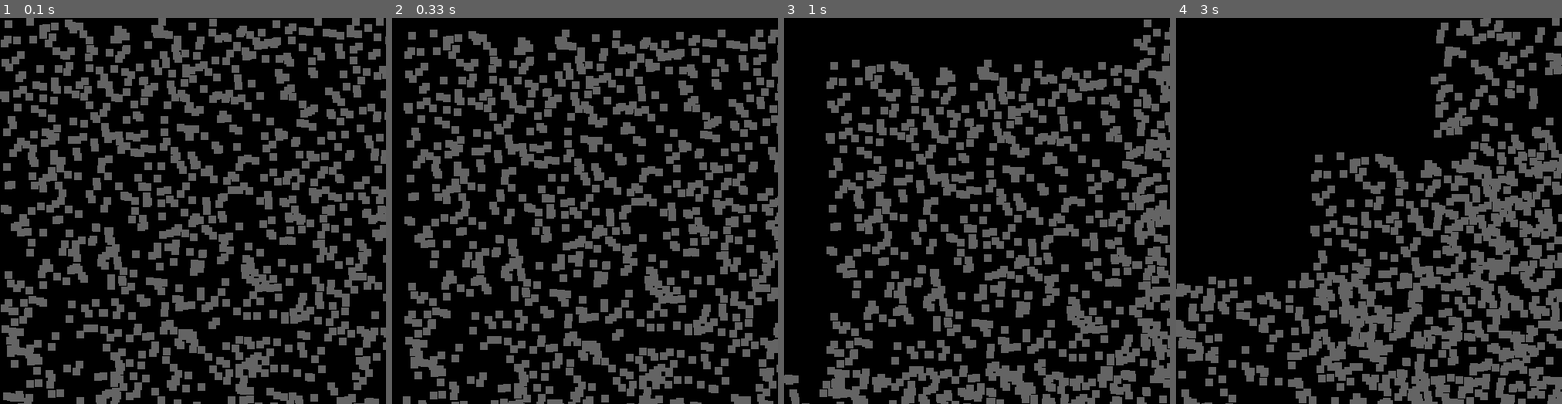
Above: before the commit, frames 1-4 (left to right).
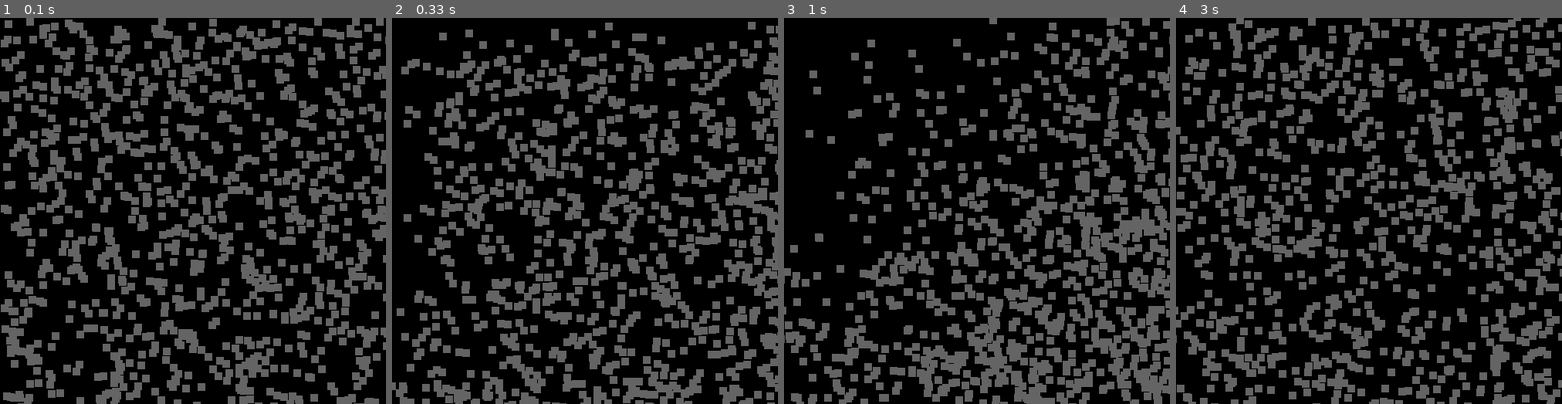
Above: after the commit, the same moments.

Repository: DeaSTL/pygame-OO
Game: pygame game, started from main.py
The game is run twice, just before and just after one commit, with the same random seed, the same clock (stepped at 60 frames per second) and the same inputs.
Inputs:
- Up to frame 1 (0.1 s): no input
- Up to frame 2 (0.33 s): no input
- Up to frame 3 (1 s): no input
- Up to frame 4 (3 s): no input

Frame 1 is identical in both runs. In frame 2, 38% of the frame differs, in the area x 0-100%, y 1-100%; in frame 3, 37%; in frame 4, 40%, in the area x 0-100%, y 0-100%.

Commit message:
added random speed

Diff:
--- a/particle.py
+++ b/particle.py
@@ -1,7 +1,8 @@
+import random
 class sand(object):
 	def __init__(self,position):
 		self.partPosition = list(position)
-		self.speed = 3
+		self.speed = random.randrange(1,15)
 
 		self.partX = self.partPosition[0]
 		self.partY = self.partPosition[1]
